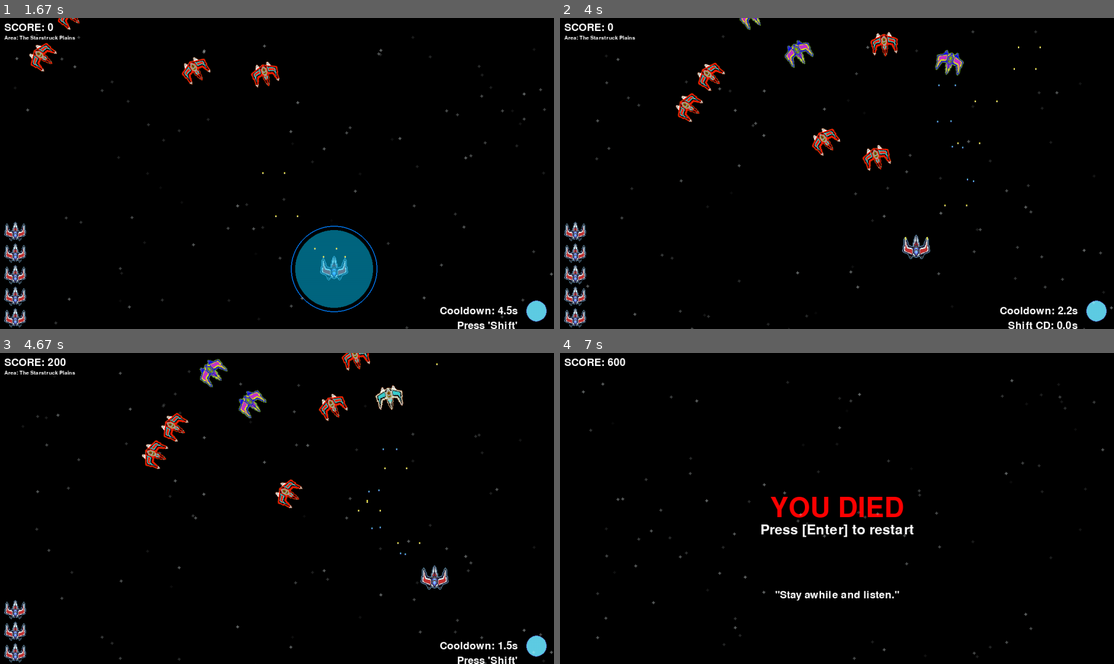
Above: before the commit, frames 1-4 (two rows, left to right).
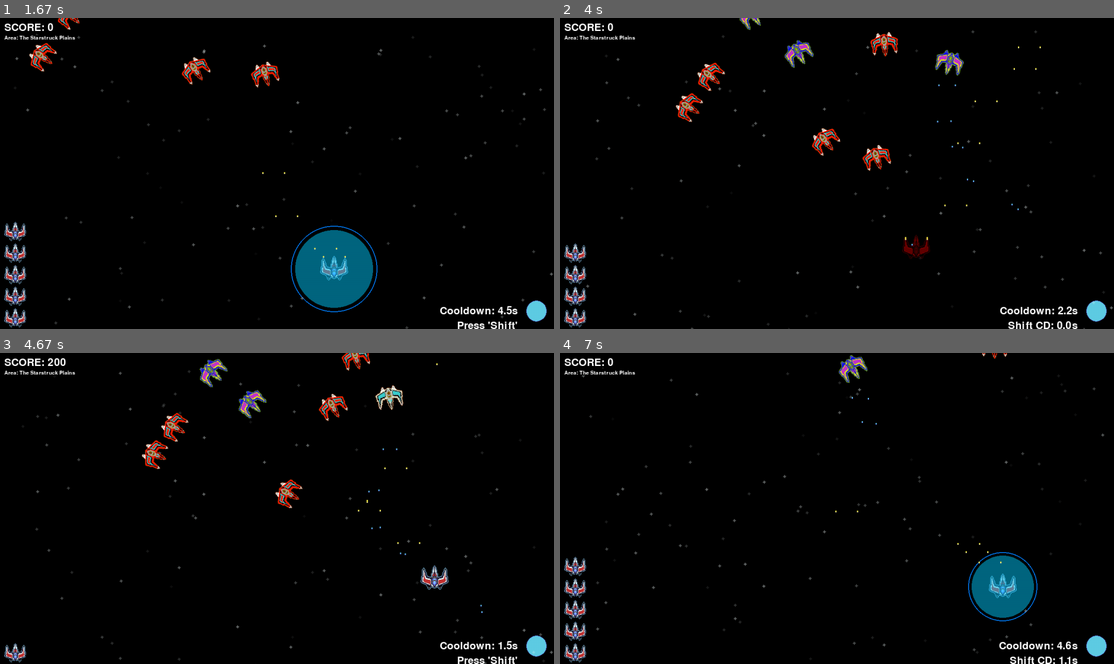
Above: after the commit, the same moments.

Repository: woelffer/gamedemo
Game: pygame game, started from pygamedemo.py
Two runs of this game, one before a commit and one after it. Both use one fixed random seed, a clock stepped at 60 frames per second and the inputs below.
Inputs:
- Up to frame 1 (1.67 s): tap Enter at 0.33 s; tap Space at 0.67, 1.07, 1.37, 1.57 s; hold D 1-1.47 s; tap E at 1.15 s; hold W from 1.5 s (still down)
- Up to frame 2 (4 s): release W at 1.8 s; hold D 1.83-2.3 s; tap Space at 1.9, 2.2, 2.4, 2.7, 2.97, 3.3, 3.6, 3.73 s; tap Shift at 1.98, 3.38 s; hold A 2.33-2.87 s; tap E at 2.48, 3.82 s; hold S 2.9-3.2 s; hold A 3.23-3.63 s; hold W from 3.67 s (still down)
- Up to frame 3 (4.67 s): release W at 4.03 s; hold D from 4.07 s (still down); tap Space at 4.13, 4.43 s
- Up to frame 4 (7 s): release D at 4.7 s; hold S 4.73-5.1 s; tap Space at 4.8, 5.2, 5.5, 6.03, 6.33, 6.53, 6.87 s; tap Shift at 4.88, 6.12 s; hold A 5.13-5.6 s; tap E at 5.28, 6.62 s; tap Enter at 5.63 s; hold D 5.97-6.43 s; hold W 6.47-6.77 s; hold D from 6.8 s (still down)

Frame 1 is identical in both runs. In frame 2, 0.4% of the frame differs, in the area x 0-83%, y 59-78%; in frame 3, 0.3%; in frame 4, 5.7%, in the area x 0-99%, y 0-100%.

Commit message:
Adjusted enemy bullet removal logic as i was getting errors of removal of 'X' not in list. This seems to fixed that issue for now..

Diff:
--- a/pygamedemo.py
+++ b/pygamedemo.py
@@ -210,6 +210,7 @@
     # List to keep track of enemies to be removed
     enemies_to_remove = set()
     bullets_to_remove = set()
+    enemy_bullets_to_remove = set()
 
 
     speed_factor = 1 + (HUD_model.score // 5000) * 0.5  # Increase speed by 50% for every 5000 points
@@ -244,12 +245,12 @@
     # Check for enemy bullet out of bounds and enemy bullet collide with player model
     for enemy_bullet in enemy_bullets:
         print("This is a enemy bullet address:", enemy_bullet)
-        if not enemy_bullet.rect() in screen.get_rect():
-            enemy_bullets.remove(enemy_bullet)
+        if not enemy_bullet.rect().colliderect(screen.get_rect()):
+            enemy_bullets_to_remove.add(enemy_bullet)
             print(enemy_bullets)
 
         if enemy_bullet.rect().colliderect(player_model.rect()):
-            enemy_bullets.remove(enemy_bullet)
+            enemy_bullets_to_remove.add(enemy_bullet)
             player_model.take_dmg()
             print(enemy_bullets)
             break
@@ -314,6 +315,11 @@
         if bullet in bullets:
             bullets.remove(bullet)
 
+    # Remove enemy bullets
+    for enemy_bullet in enemy_bullets_to_remove:
+        if enemy_bullet in enemy_bullets:
+            enemy_bullets.remove(enemy_bullet)
+
     for bullet in bullets:
         bullet.move(dt)
         screen.blit(bullet.bullet_img, (bullet.pos_x, bullet.pos_y))
